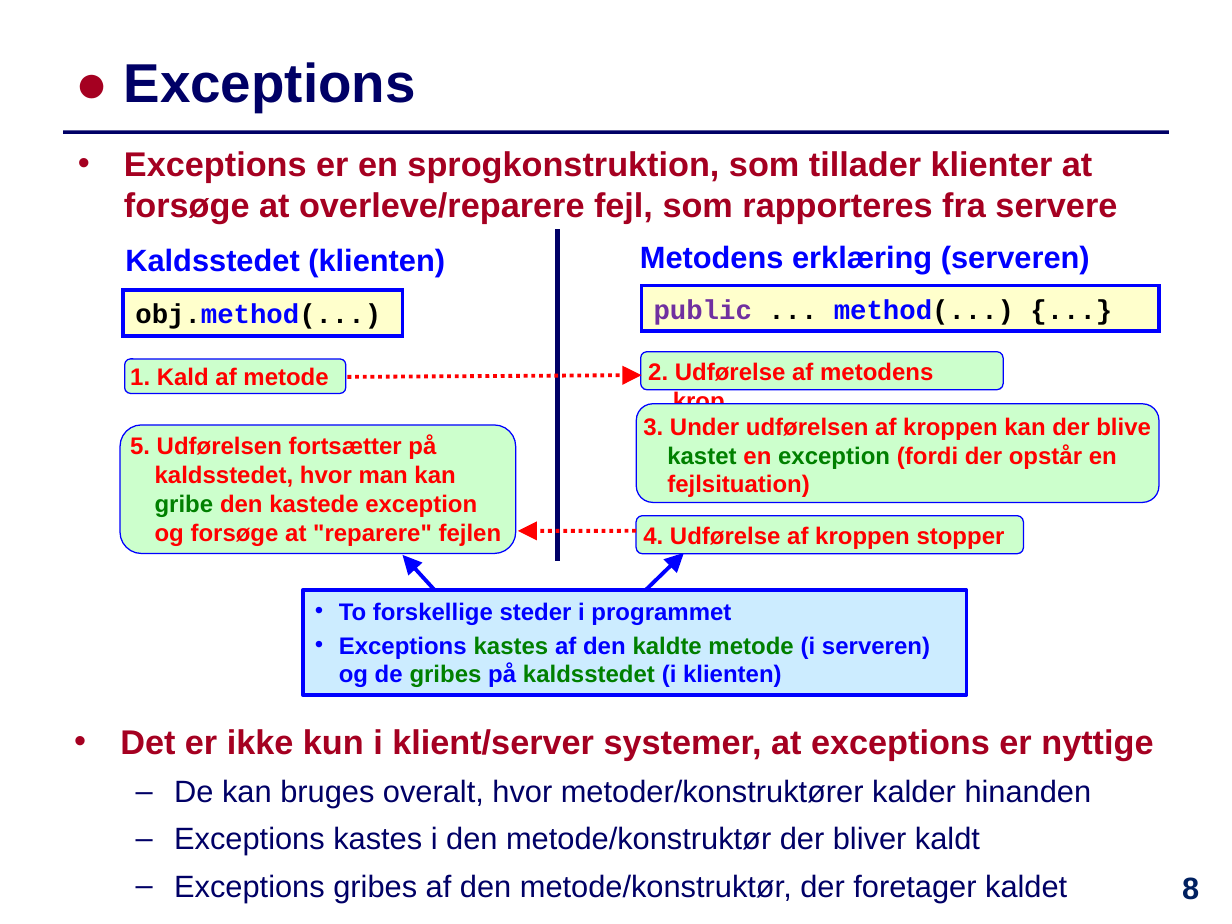
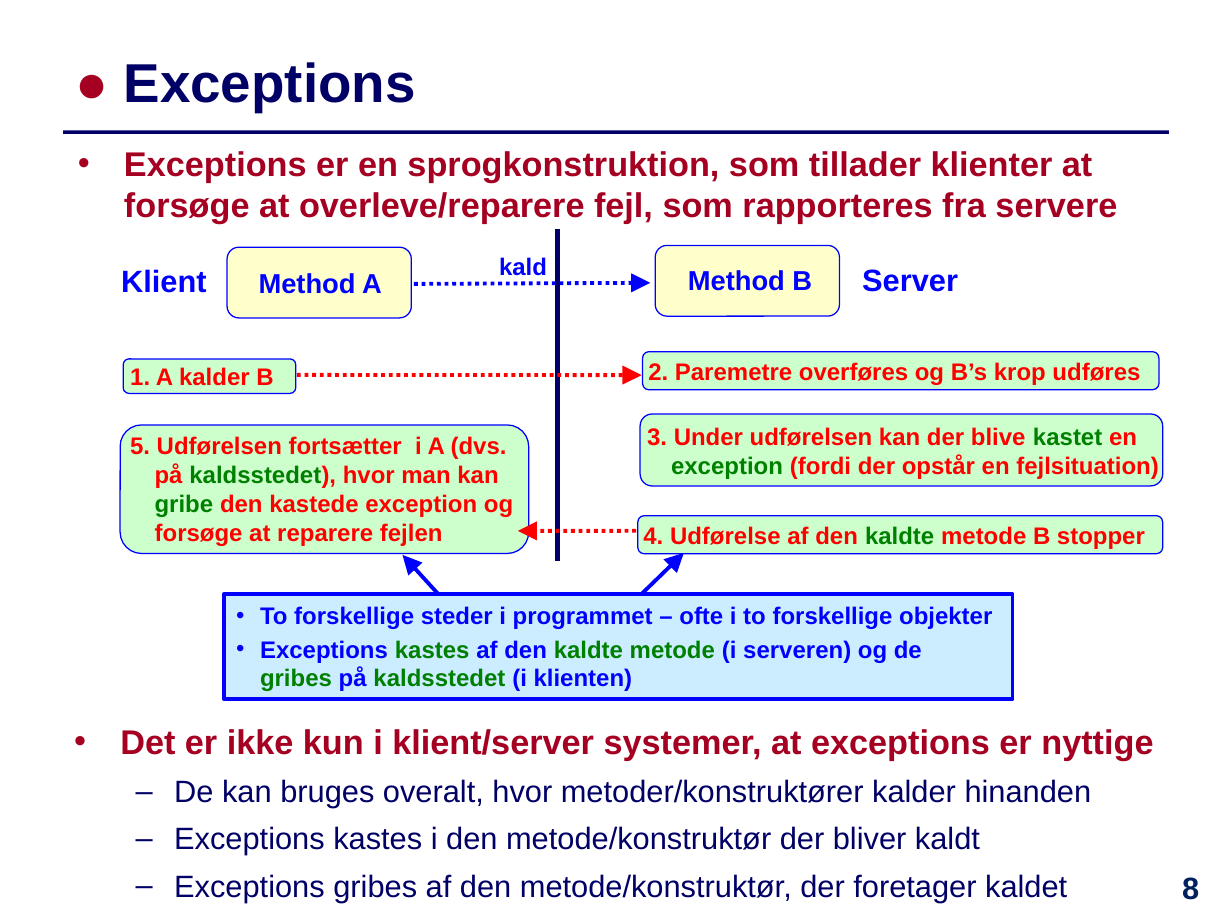
Before and after one commit to IntProgAU/Materiale, a slide deck: slide 8 of web/e21/uge_14/Slides-Uge14.pptx. Drawn at 1232x924 pixels with LibreOffice and Linux fonts; fonts in the diff are those of the drawing. Boxes give left, top, right and bottom in pixels: in the first picture for what was removed or moved away, otherwise in the second. Text is boxed around its words. In the diff, an @@ line names an element or a change of style, - is before the commit and + after.

```diff
--- a/web/e21/uge_14/Slides-Uge14.pptx
+++ b/web/e21/uge_14/Slides-Uge14.pptx
@@ text added at (121, 269, 206, 293), 18 pt, text #0000FF, bold @@
+Klient
@@ text removed at (125, 248, 445, 277) @@
-Kaldsstedet (klienten)
@@ rounded rectangle added at (227, 248, 411, 318), fill #FFFFCC, outline #0000FF 0.75 pt @@
@@ text added at (499, 257, 547, 276), 14 pt, text #0000FF, bold @@
+kald
@@ rounded rectangle added at (655, 245, 840, 315), fill #FFFFCC, outline #0000FF 0.75 pt @@
@@ text at (862, 269, 958, 292): text changed @@
-Metodens erklæring (serveren)
+Server
@@ rectangle removed at (123, 290, 403, 335) @@
-obj.method(...)
@@ text added at (259, 273, 382, 294), 16 pt, text #0000FF, bold @@
+Method A
@@ arrow added from (322, 285) to (650, 283), #0000FF 2.25 pt dashed @@
@@ rectangle removed at (642, 286, 1159, 331) @@
-public ... method(...) {...}
@@ text added at (688, 270, 812, 291), 16 pt, text #0000FF, bold @@
+Method B
@@ rounded rectangle: place and size @@
-rounded rectangle at (124, 359, 345, 393)
+rounded rectangle at (123, 359, 296, 393)
@@ rounded rectangle: place and size @@
-rounded rectangle at (641, 351, 1003, 389)
+rounded rectangle at (643, 351, 1159, 389)
@@ text at (130, 367, 273, 386): text changed @@
-1. Kald af metode
+1. A kalder B
@@ arrow moved from (347, 377) - (642, 375) to (297, 375) - (642, 375) @@
@@ text at (648, 362, 1140, 385): text changed @@
-2. Udførelse af metodens krop
+2. Paremetre overføres og B’s krop udføres
@@ rounded rectangle: place and size @@
-rounded rectangle at (636, 404, 1158, 503)
+rounded rectangle at (641, 414, 1163, 485)
@@ rounded rectangle: place and size @@
-rounded rectangle at (120, 425, 515, 553)
+rounded rectangle at (121, 425, 530, 553)
@@ text at (130, 436, 513, 546): text changed @@
-5. Udførelsen fortsætter på kaldsstedet, hvor man kan gribe den kastede exception og forsøge at "reparere" fejlen
+5. Udførelsen fortsætter i A (dvs. på kaldsstedet), hvor man kan gribe den kastede exception og forsøge at reparere fejlen
@@ text at (647, 427, 1158, 479): text changed @@
-3. Under udførelsen af kroppen kan der blive kastet en exception (fordi der opstår en fejlsituation)
+3. Under udførelsen kan der blive kastet en exception (fordi der opstår en fejlsituation)
@@ rounded rectangle: place and size @@
-rounded rectangle at (636, 516, 1023, 554)
+rounded rectangle at (638, 516, 1163, 554)
@@ text at (643, 526, 1145, 549): text changed @@
-4. Udførelse af kroppen stopper
+4. Udførelse af den kaldte metode B stopper
@@ rectangle "To forskellige steder i programmet ...": place and size @@
-rectangle "To forskellige steder i programmet ..." at (303, 590, 967, 695)
+rectangle "To forskellige steder i programmet ..." at (224, 594, 1013, 699)
@@ text in rectangle at (260, 606, 992, 629): text changed @@
-• To forskellige steder i programmet
+• To forskellige steder i programmet – ofte i to forskellige objekter
```
Also in this commit, not shown: 7 other slides changed, 1 slide added, 1 other file.
